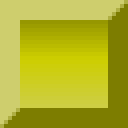
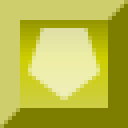
Revision of a layered 128×128 image; what changed, layer by layer:
showed "Polygon 1", opacity 100% → 65%, painted on it over [28, 28, 100, 100]
